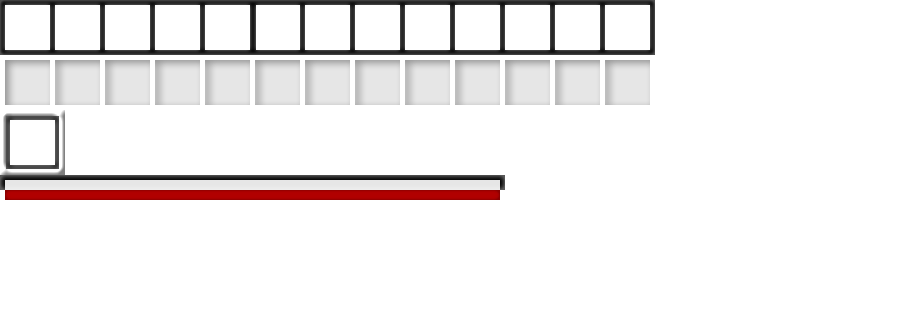
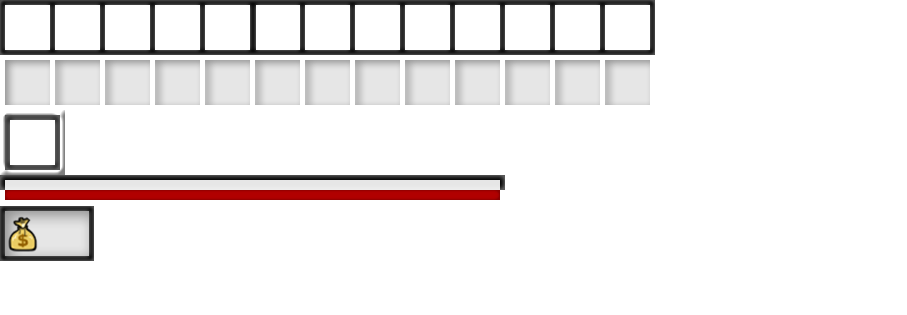
Layered file, before and after one edit (907 x 315). Changes by layer:
added group "SelectCursor" with 2 layers above "Calque 9" over (x1=5, y1=115, x2=60, y2=170)
moved "Calque 6" into group "SelectCursor" over (x1=5, y1=115, x2=60, y2=170)
moved "Calque 5" into group "SelectCursor" over (x1=5, y1=115, x2=60, y2=170)
added layer "Calque 9" above "Calque 11" over (x1=8, y1=216, x2=38, y2=252)
added layer "Calque 11" above "Calque 12" over (x1=0, y1=206, x2=94, y2=261)
added layer "Calque 12" over (x1=5, y1=211, x2=89, y2=256)
